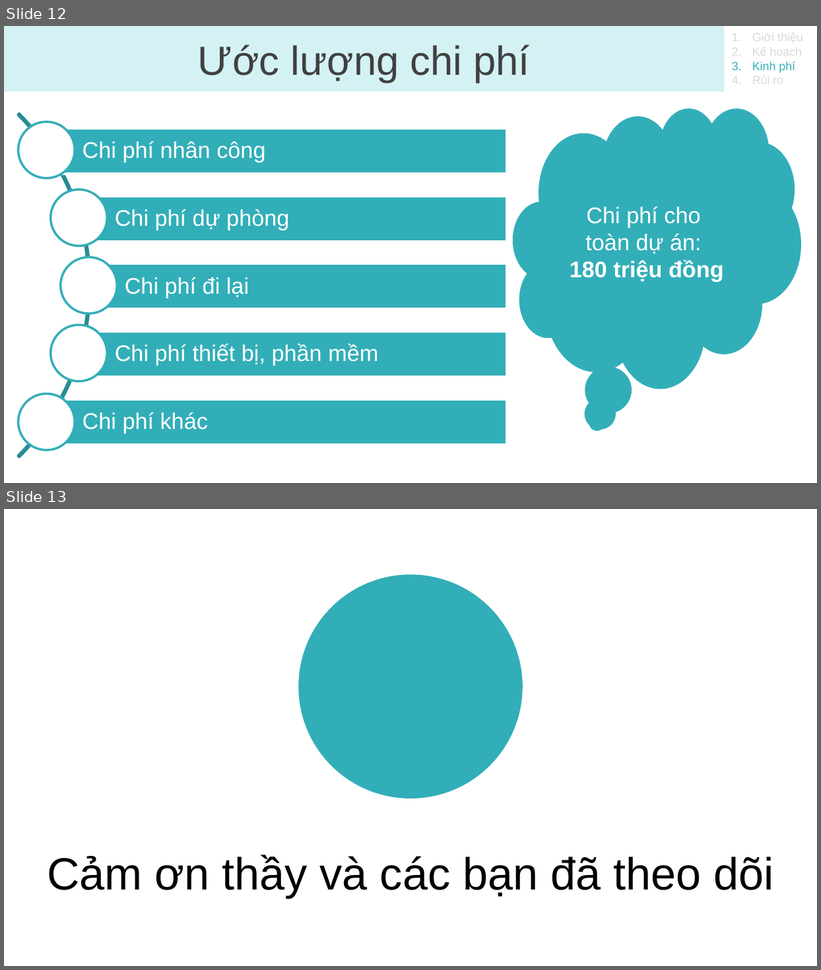
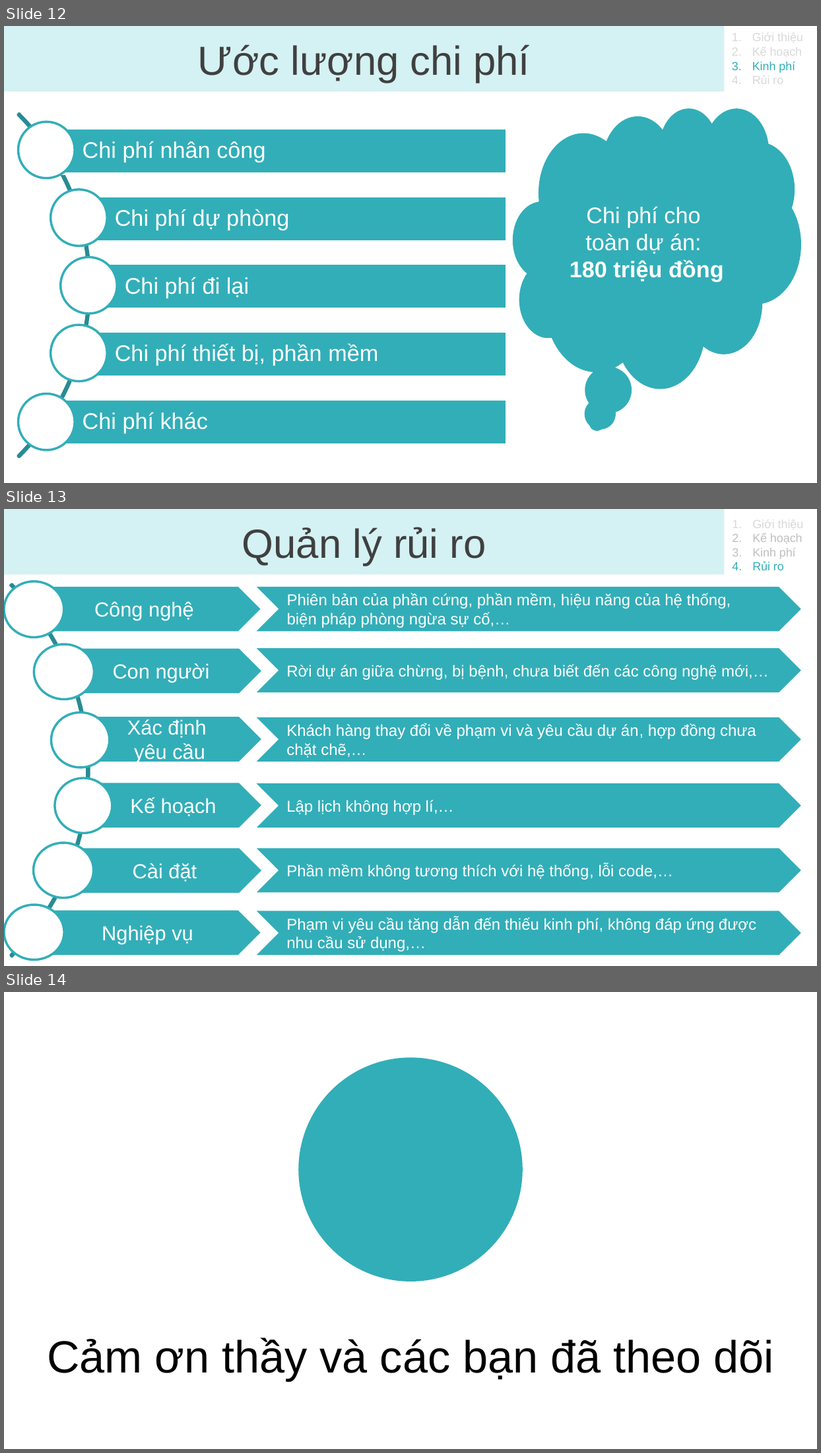
Before and after one commit to bapnam/DoAn_QTTinHoc, a slide deck: Nhom07/BaoCao.pptx. Shown one above the other, each under a label of ours: slides 12 and 13 before the commit, slides 12, 13 and 14 after it. The pictures are 821x970 and 821x1453 pixels, drawn with LibreOffice and Linux fonts; fonts in the diff are those of the drawing; background and template pictures are left out. Boxes give left, top, right and bottom in pixels: in the first picture for what was removed or moved away, otherwise in the second. Text is boxed around its words. In the diff, an @@ line names an element or a change of style, - is before the commit and + after.

```diff
--- a/Nhom07/BaoCao.pptx
+++ b/Nhom07/BaoCao.pptx
@@ slide 13 added at (x1=4, y1=509, x2=817, y2=966), background #FFFFFF @@
@@ text added at (x1=4, y1=509, x2=725, y2=575), fill #D4F1F3, 36 pt, text #404040 @@
+Quản lý rủi ro
@@ arch (boxed as its full ring) added at (x1=4, y1=509, x2=89, y2=966), outline #288B93 2 pt @@
@@ text added at (x1=752, y1=518, x2=804, y2=570), 10.5 pt, text #BFBFBF @@
+1. Giới thiệu
+2. Kế hoạch
+3. Kinh phí
+4. Rủi ro
@@ ellipse added at (x1=4, y1=582, x2=64, y2=638), fill #FFFFFF, outline #32AEB8 2 pt @@
@@ pentagon arrow added at (x1=39, y1=587, x2=260, y2=632), fill #32AEB8, 18 pt, text #FFFFFF @@
+Công nghệ
@@ chevron added at (x1=257, y1=587, x2=802, y2=632), fill #32AEB8, 14 pt, text #FFFFFF @@
+Phiên bản của phần cứng, phần mềm, hiệu năng của hệ thống,
+biện pháp phòng ngừa sự cố,…
@@ ellipse added at (x1=34, y1=644, x2=94, y2=699), fill #FFFFFF, outline #32AEB8 2 pt @@
@@ pentagon arrow added at (x1=72, y1=649, x2=262, y2=694), fill #32AEB8, 18 pt, text #FFFFFF @@
+Con người
@@ chevron added at (x1=257, y1=648, x2=802, y2=692), fill #32AEB8, 14 pt, text #FFFFFF @@
+Rời dự án giữa chừng, bị bệnh, chưa biết đến các công nghệ mới,…
@@ ellipse added at (x1=51, y1=712, x2=110, y2=768), fill #FFFFFF, outline #32AEB8 2 pt @@
@@ pentagon arrow added at (x1=89, y1=717, x2=262, y2=762), fill #32AEB8, 18 pt, text #FFFFFF @@
+Xác định
+yêu cầu
@@ chevron added at (x1=257, y1=717, x2=802, y2=761), fill #32AEB8, 14 pt, text #FFFFFF @@
+Khách hàng thay đổi về phạm vi và yêu cầu dự án, hợp đồng chưa
+chặt chẽ,…
@@ ellipse added at (x1=54, y1=778, x2=112, y2=834), fill #FFFFFF, outline #32AEB8 2 pt @@
@@ pentagon arrow added at (x1=96, y1=783, x2=262, y2=828), fill #32AEB8, 18 pt, text #FFFFFF @@
+Kế hoạch
@@ chevron added at (x1=257, y1=784, x2=802, y2=828), fill #32AEB8, 14 pt, text #FFFFFF @@
+Lập lịch không hợp lí,…
@@ ellipse added at (x1=33, y1=843, x2=94, y2=898), fill #FFFFFF, outline #32AEB8 2 pt @@
@@ pentagon arrow added at (x1=79, y1=849, x2=261, y2=894), fill #32AEB8, 18 pt, text #FFFFFF @@
+Cài đặt
@@ chevron added at (x1=257, y1=849, x2=802, y2=893), fill #32AEB8, 14 pt, text #FFFFFF @@
+Phần mềm không tương thích với hệ thống, lỗi code,…
@@ ellipse added at (x1=4, y1=905, x2=64, y2=960), fill #FFFFFF, outline #32AEB8 2 pt @@
@@ pentagon arrow added at (x1=46, y1=911, x2=260, y2=955), fill #32AEB8, 18 pt, text #FFFFFF @@
+Nghiệp vụ
@@ chevron added at (x1=257, y1=912, x2=802, y2=955), fill #32AEB8, 14 pt, text #FFFFFF @@
+Phạm vi yêu cầu tăng dẫn đến thiếu kinh phí, không đáp ứng được
+nhu cầu sử dụng,…
@@ what was slide 13 is now slide 14 @@
```
Also in this commit, not shown: 1 other file.
